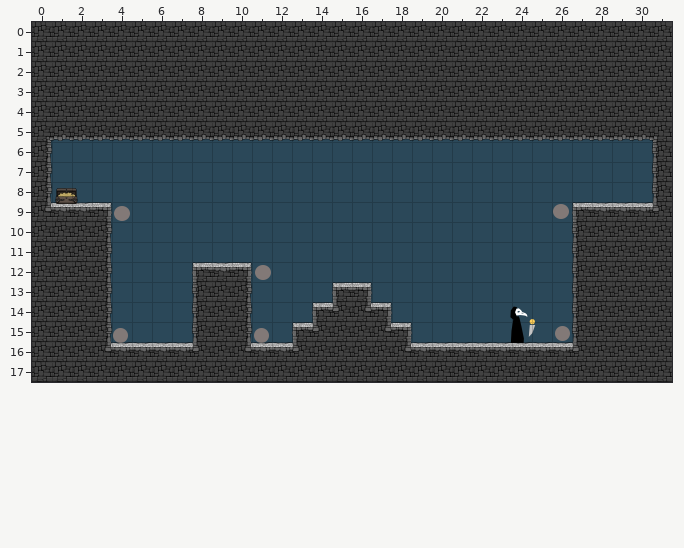
Level history. Tiled map (JSON): Physics/Physics/assets/level4.tmj. Above: the version before the commit.
Cells are 300x300 px. Shown: x 0..31, y 0..17.
After:
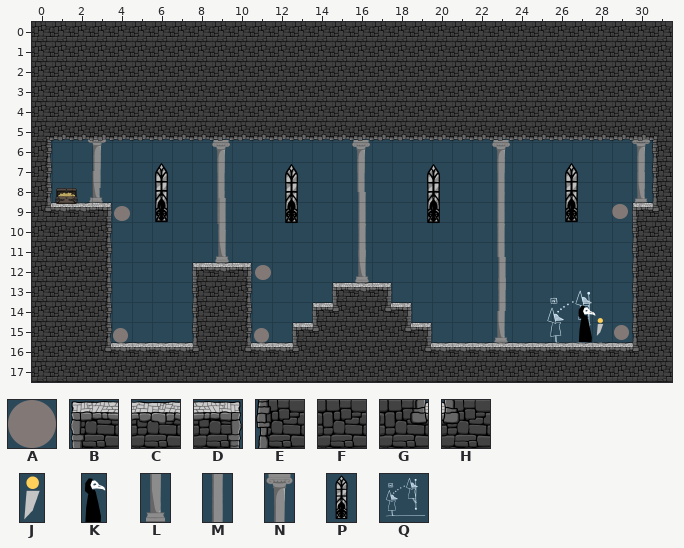
Key: from "GameObjects": A 0 "ropeEnd"; from "PlatformTiles": B 13, C 14, D 15, E 25, F 26, G 44, H 45; from "PlayerTorchTiles": J 2 "torch", K 3 "player"; from "backgroundAssets": L 1 "colB", M 2 "colM", N 3 "colT", P 4 "window", Q 5 "tClimb".
_ is an empty cell, . an unchanged one.
Objects are placed by their top-left corner, in cells (3,4 is the top-left corner of cell 3,4); size is 1x1 cell unless given.
Changes in this commit:
--- layer "Background"
+N "colT" at 2.7,5.7 size 1x1.7
+N "colT" at 30,5.8 size 1x1.7
+N "colT" at 9,5.9 size 1x1.7
+N "colT" at 23,5.9 size 1x1.7
+N "colT" at 16,5.9 size 1x1.7
+M "colM" at 2.7,6.6 size 1x1.7
+M "colM" at 30,6.7 size 1x1.7
+M "colM" at 9,6.8 size 1x1.7
+M "colM" at 23,6.8 size 1x1.7
+M "colM" at 16,6.8 size 1x1.7
+L "colB" at 2.7,7.5 size 1x1.7
+L "colB" at 30,7.5 size 1x1.7
+M "colM" at 9,8.5 size 1x1.7
+M "colM" at 23,8.5 size 1x1.7
+M "colM" at 16,8.5 size 1x1.7
+P "window" at 5.7,7 size 1.5x3.2
+P "window" at 26.2,7 size 1.5x3.2
+P "window" at 12.2,7 size 1.5x3.2
+P "window" at 19.3,7 size 1.5x3.2
+M "colM" at 9,8.8 size 1x1.7
+M "colM" at 23,10.1 size 1x1.7
+M "colM" at 16,10.1 size 1x1.7
+L "colB" at 9,10.4 size 1x1.7
+L "colB" at 16,11.4 size 1x1.7
+M "colM" at 23,11.7 size 1x1.7
+M "colM" at 23,12.8 size 1x1.7
+L "colB" at 23,14.5 size 1x1.7
+Q "tClimb" at 25.3,13.2 size 3.3x3.3
--- layer "Tile Layer 1"
@@ x 16..30 @@
- 9 ...........BCCC
-10 ...........EFFF
-11 ...........EFFF
-12 ...........EFFF
-13 D_.........EFFF
-14 GD_........EFFF
-15 .GD_.......EFFF
-16 ..GC.......HFFF
+ 9 ...........___B
+10 ...........___E
+11 ...........___E
+12 ...........___E
+13 CD.........___E
+14 FGD........___E
+15 .FGD.......___E
+16 ..FG.......CCCH
--- layer "Entities"
-A "1" at 26,9.1 size 0.8x0.8
+A "1" at 29,9.1 size 0.8x0.8
-A "2" at 26.2,15.2 size 0.7x0.7
+A "2" at 29.1,15.2 size 0.7x0.7
--- layer "Player"
-J "torch" at 24.8,14.8 size 0.5x1
+J "torch" at 28.2,14.7 size 0.5x1
-K "player" at 23.8,14.1 size 1x2
+K "player" at 27.2,14 size 1x2
